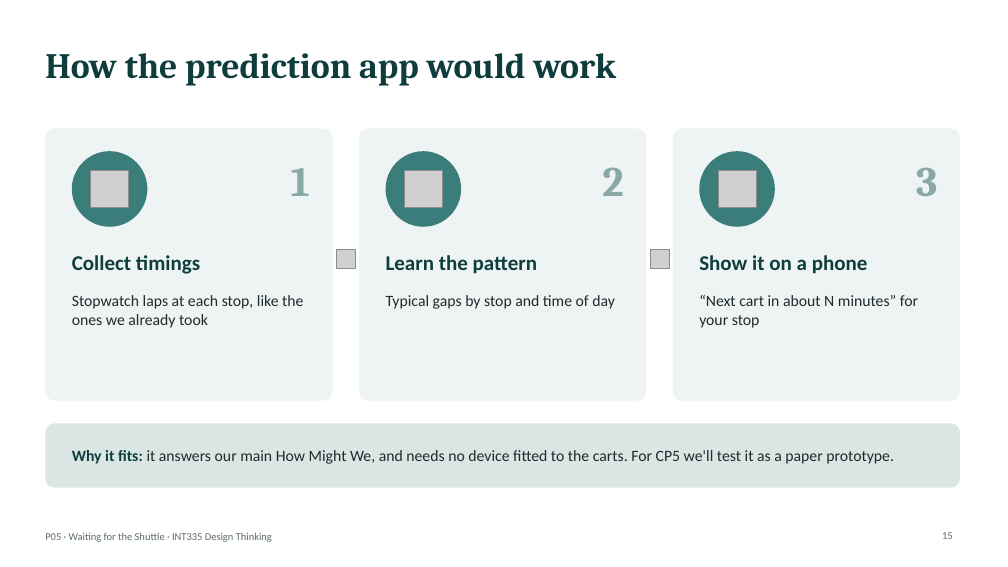
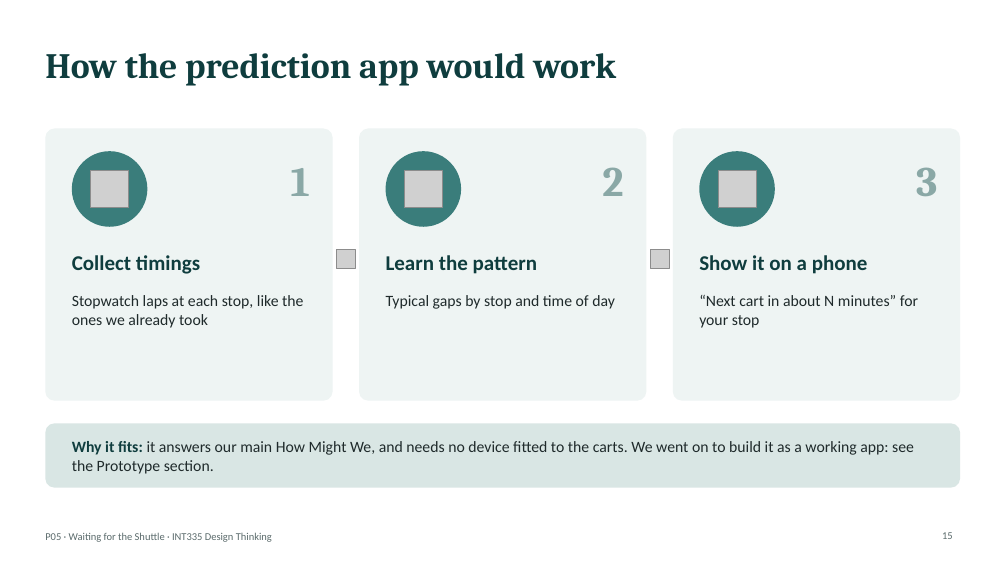
Before and after one commit to ShadowIzzHerZ/waiting-for-the-shuttle, a slide deck: slide 15 of deck/P05_Waiting_for_the_Shuttle.pptx. Drawn at 1008x567 pixels with LibreOffice and Linux fonts; fonts in the diff are those of the drawing; grey boxes stand for pictures. Boxes give left, top, right and bottom in pixels: in the first picture for what was removed or moved away, otherwise in the second. Text is boxed around its words. In the diff, an @@ line names an element or a change of style, - is before the commit and + after.

Commit message:
Deck: prototype section with app screenshots; app: stop names, riding list, labels clear of buttons
Add two Prototype slides (four phone-size screenshots, and what the
prototype is built from) and update the slides that still promised a
paper prototype. build.js now writes next to itself and takes the pptx
skill folder from PPTX_SKILL. App fixes found in the screenshots: a
destination at a stop shows the stop name, the waiting list hides while
riding, and map labels keep clear of the right-hand buttons.

```diff
--- a/deck/P05_Waiting_for_the_Shuttle.pptx
+++ b/deck/P05_Waiting_for_the_Shuttle.pptx
@@ text at (72,441,914,474): text changed @@
-Why it fits: it answers our main How Might We, and needs no device fitted to the carts. For CP5 we'll test it as a paper prototype.
+Why it fits: it answers our main How Might We, and needs no device fitted to the carts. We went on to build it as a working app: see the Prototype section.
```
Also in this commit, not shown: 1 other slide changed, 2 slides added, 16 other files.
